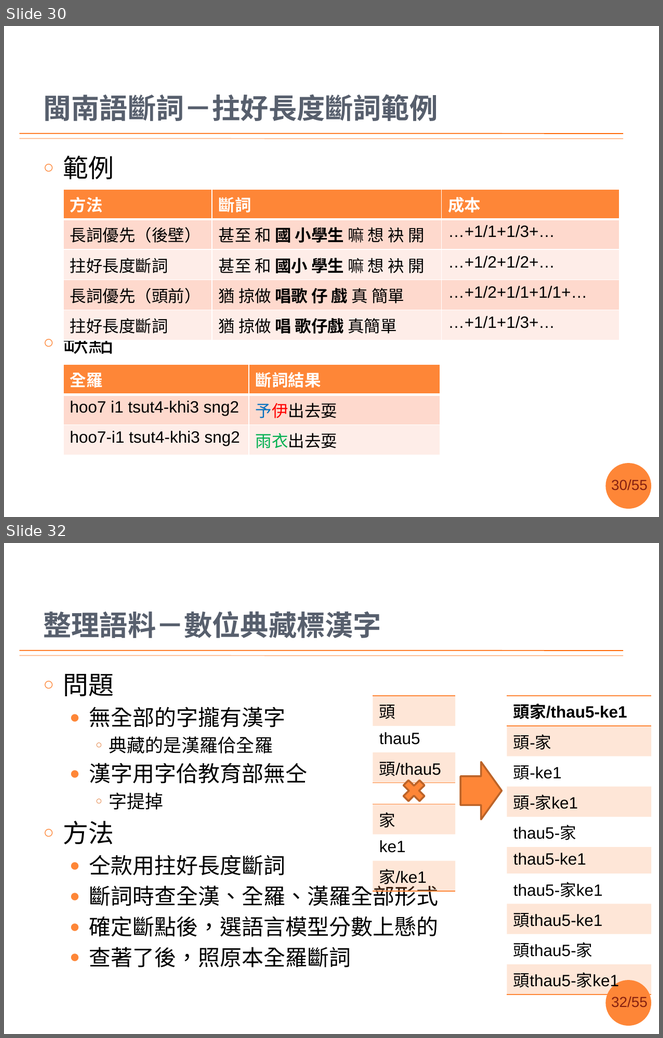
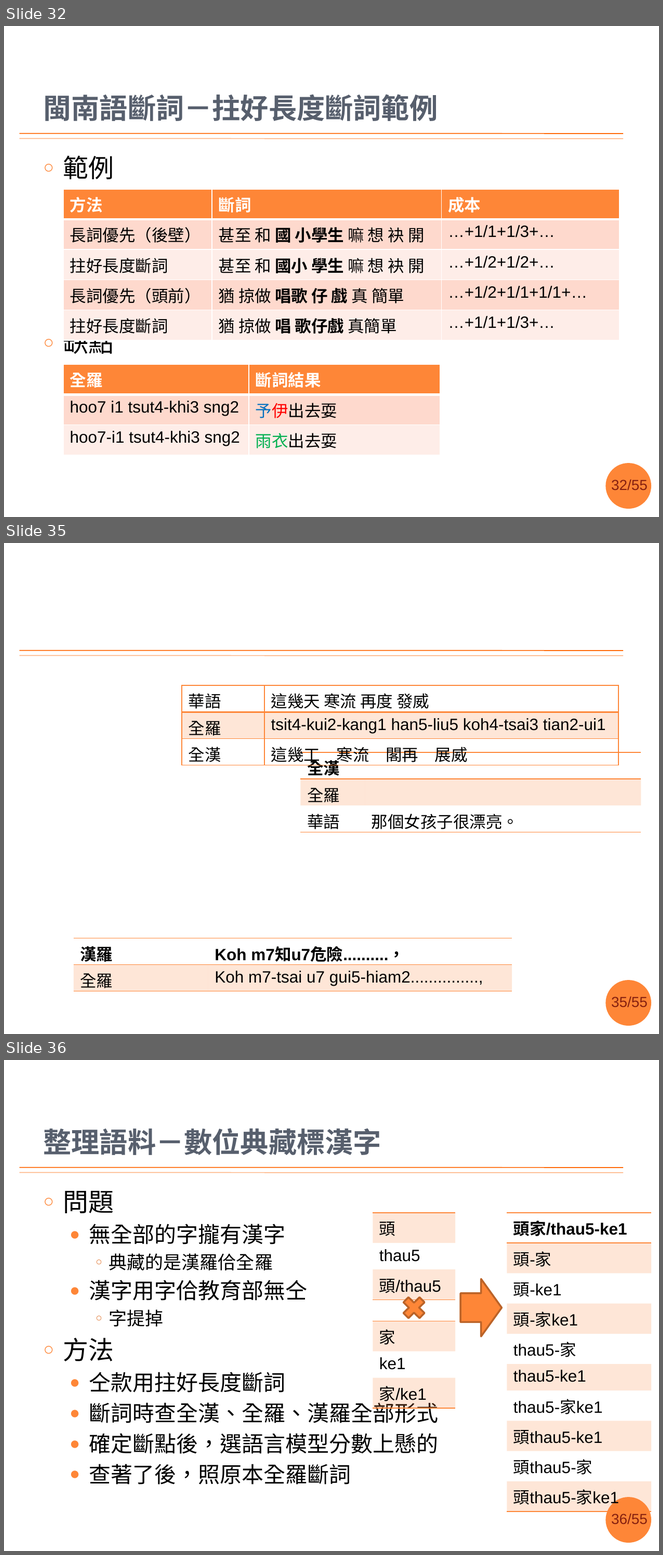
Before and after one commit to sih4sing5hong5/po3-ko3_tau5-iann2-phinn3, a slide deck: 翻譯報告.pptx. Shown one above the other, each under a label of ours: slides 30 and 32 before the commit, slides 32, 35 and 36 after it; the slides between them are not shown. The pictures are 663x1038 and 663x1555 pixels, drawn with LibreOffice and Linux fonts; fonts in the diff are those of the drawing; background and template pictures are left out. Boxes give left, top, right and bottom in pixels: in the first picture for what was removed or moved away, otherwise in the second. Text is boxed around its words. In the diff, an @@ line names an element or a change of style, - is before the commit and + after.

```diff
--- a/翻譯報告.pptx
+++ b/翻譯報告.pptx
@@ slide 35 added at (4,543,659,1034), background #FFFFFF; not listed: 4 template elements that a slide beside it also shows @@
@@ table added at (182,686,619,768), 3 rows, 2 columns @@
+華語 | 這幾天 寒流 再度 發威
+全羅 | tsit4-kui2-kang1 han5-liu5 koh4-tsai3 tian2-ui1
+全漢 | 這幾工 寒流 閣再 展威
@@ table added at (301,753,642,835), 3 rows, 2 columns @@
+全漢 | 
+全羅 | 
+華語 | 那個女孩子很漂亮。
@@ table added at (74,938,513,994), 2 rows, 2 columns @@
+漢羅 | Koh m7知u7危險..........，
+全羅 | Koh m7-tsai u7 gui5-hiam2...............,
@@ what was slide 30 is now slide 32 @@
@@ page number at (611,480,648,490): text changed @@
-30/55
+32/55
@@ what was slide 32 is now slide 36 @@
@@ page number at (611,1514,648,1524): text changed @@
-32/55
+36/55
```
Also in this commit, not shown: 10 slides changed, 2 other slides added.
